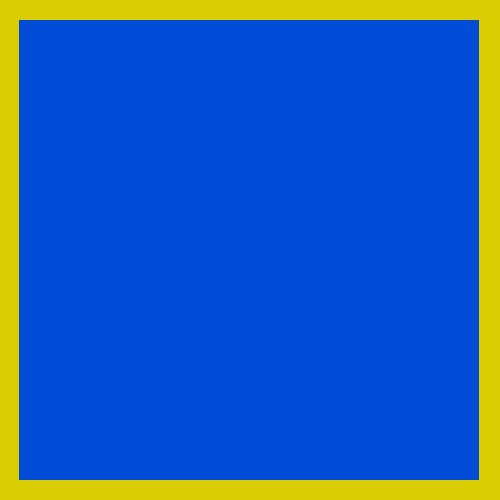
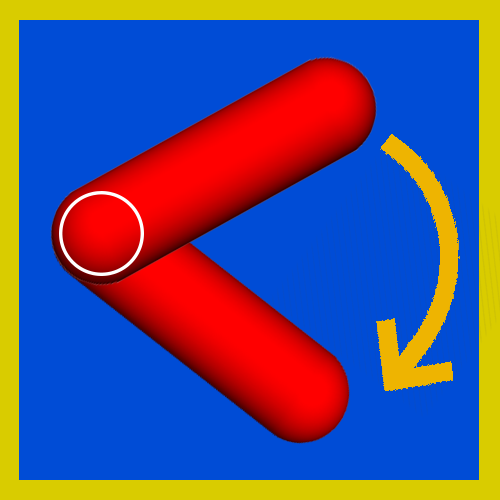
Layered file, before and after one edit (w=500, h=500). Changes by layer:
added layer "Shape 1" above "turn_right_arrow_angle_rotate_direction-512" over [59, 191, 144, 276]
added layer "turn_right_arrow_angle_rotate_direction-512" above "300px-Sb_rounded" over [267, 134, 500, 419]
added layer "300px-Sb_rounded" above "Layer 2" over [50, 56, 378, 287]
added layer "Layer 2" above "Rectangle 2" over [50, 183, 350, 444]
unmasked "Rectangle 2" over [50, 56, 479, 444]
